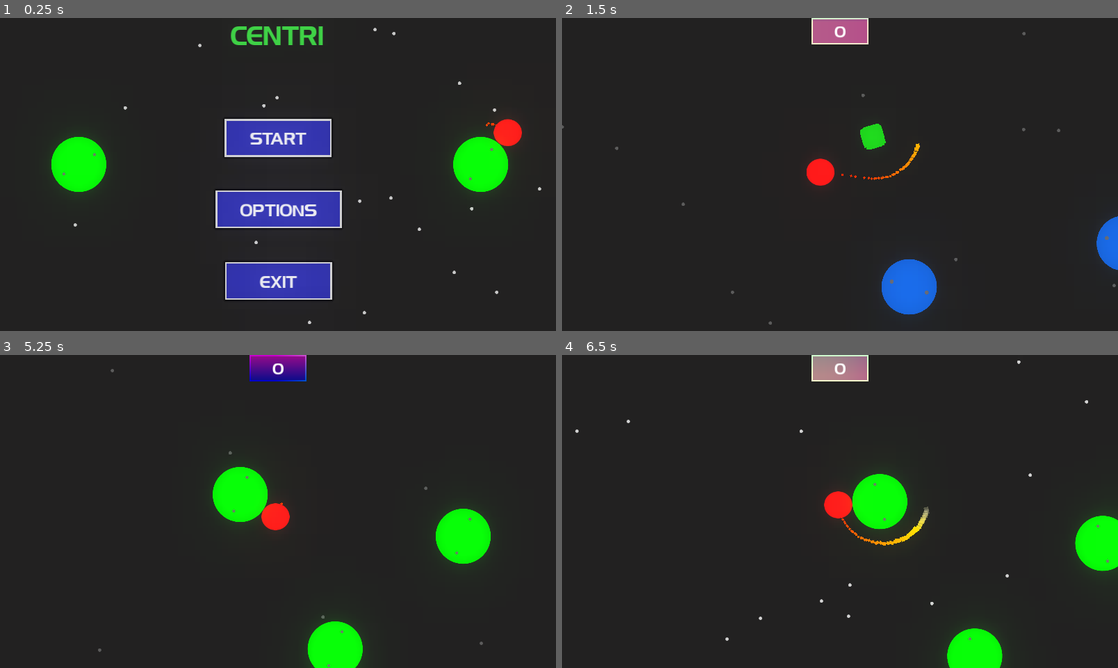
Above: before the commit, frames 1-4 (two rows, left to right).
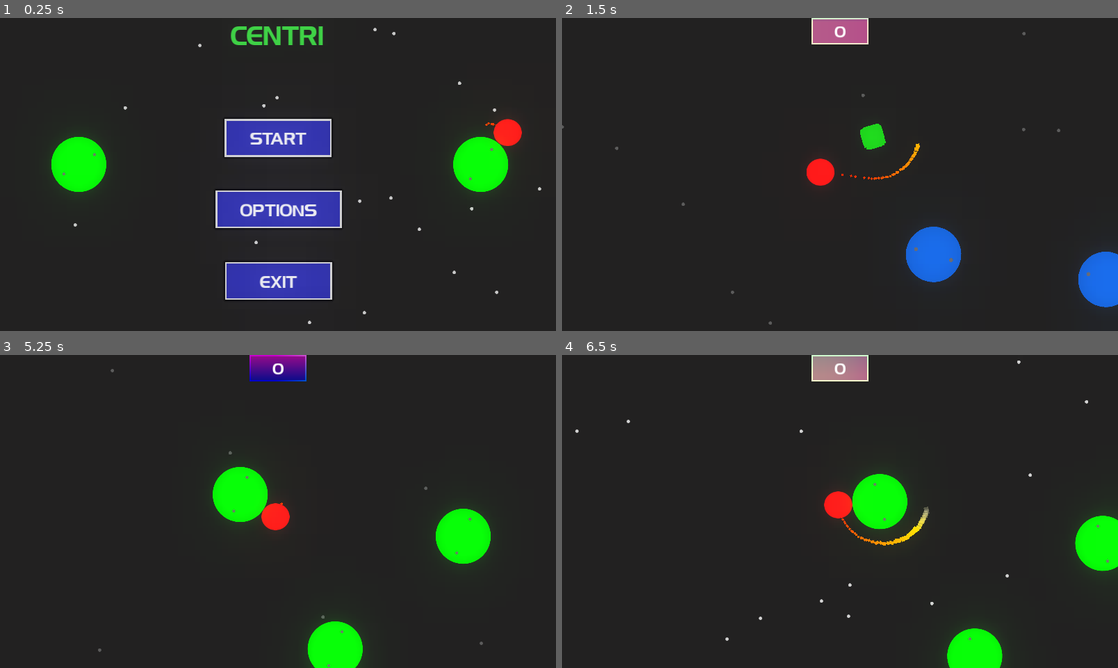
Above: after the commit, the same moments.

Repository: superRaptor911/centri
Game: Godot game, scene res://menus/MainMenu.tscn
Two runs of this game, one before a commit and one after it. Both use one fixed random seed, a clock stepped at 60 frames per second and the inputs below.
Inputs:
- Up to frame 1 (0.25 s): no input
- Up to frame 2 (1.5 s): click "START" at 0.5 s; hold Up (ui_up) from 1.28 s (still down)
- Up to frame 3 (5.25 s): release Up (ui_up) at 2.03 s; hold Up (ui_up) 2.78-4.28 s; click "RETRY" at 5 s
- Up to frame 4 (6.5 s): no input

The runs differ from the first frame. In frame 1, less than 0.1% of the frame differs, in the area x 87-94%, y 32-42%; in frame 2, 3.6%, in the area x 57-100%, y 63-95%; in frame 3, less than 0.1%; in frame 4, less than 0.1%.

Commit message:
moving rotators

Diff:
--- a/objects/ball.gd
+++ b/objects/ball.gd
@@ -9,26 +9,32 @@
 
 var angle = 0.0
 var mov_dir = Vector2()
+var rot_ref = null
 
 var time_elaped = 0
 
 signal game_over
 
 func _ready():
-	setRevolving(Vector2(640,360),0.1)
+	#setRevolving(Vector2(640,360),0.1,null)
+	pass
 
 func _physics_process(delta):
 	if is_revolving:
 		angle += angular_velocity * delta
+		if rot_ref:
+			position += rot_ref.position - pivot
+			pivot = rot_ref.position
 		position = pivot +  Vector2(cos(angle),sin(angle)) * radius
 		time_elaped = 0
 	else:
 		position += mov_dir * velocity * delta
 		time_elaped += delta
 
-func setRevolving(pos,w):
+func setRevolving(pos,w,ref):
 	is_revolving = true
 	pivot = pos
+	rot_ref = ref
 	angular_velocity = w
 	radius = (position - pos).length()
 	angle = position.angle_to_point(pos)
@@ -37,6 +43,7 @@
 
 func detach():
 	if is_revolving:
+		rot_ref = null
 		is_revolving = false
 		mov_dir = Vector2(cos(angle + PI /2),sin(angle + PI / 2))
 		$die.play()
--- a/objects/rotator.gd
+++ b/objects/rotator.gd
@@ -1,13 +1,9 @@
 extends Sprite
 
 export var angular_velocity = 2.0
-var speed = 0.0
 var camera = null
 signal current_rotator(rot)
 export var points = 1
-
-func _ready():
-	speed = angular_velocity * texture.get_height()
 
 
 func _process(delta):
@@ -18,7 +14,6 @@
 
 func setOmega(w):
 	angular_velocity = w
-	speed = angular_velocity * texture.get_height()
 
 
 func _on_Area2D_body_entered(body):
@@ -28,7 +23,7 @@
 		var dir = (body.position - position).normalized()
 		body.position = position + dir * distance
 
-		body.setRevolving(position,angular_velocity)
+		body.setRevolving(position,angular_velocity,self)
 		emit_signal("current_rotator",self)
 
 
--- a/objects/rotator2.gd
+++ b/objects/rotator2.gd
@@ -1 +1,21 @@
 extends "res://objects/rotator.gd"
+
+var time_elapsed = 0
+var speed = 100.0
+var dir = Vector2()
+
+
+func _ready():
+	dir = Vector2(rand_range(-100,100), rand_range(-100,100)).normalized()
+
+
+func _process(delta):
+	position += dir * speed * delta
+	time_elapsed += delta
+	if time_elapsed > 2.0:
+		time_elapsed = 0
+		dir *= -1
+
+func _on_Area2D_body_exited(body):
+	speed = 0
+	._on_Area2D_body_exited(body)
--- a/project.godot
+++ b/project.godot
@@ -37,7 +37,6 @@
 
 window/size/width=1280
 window/size/height=720
-window/size/fullscreen=true
 window/stretch/mode="2d"
 window/stretch/aspect="expand"
 
